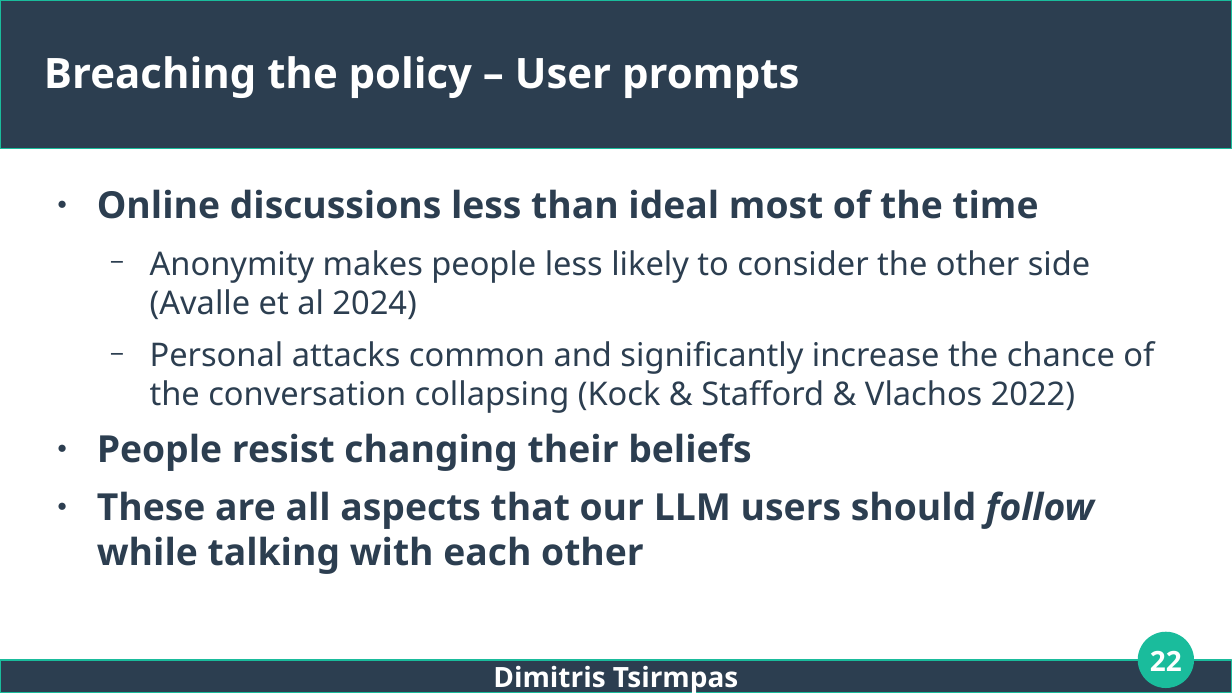
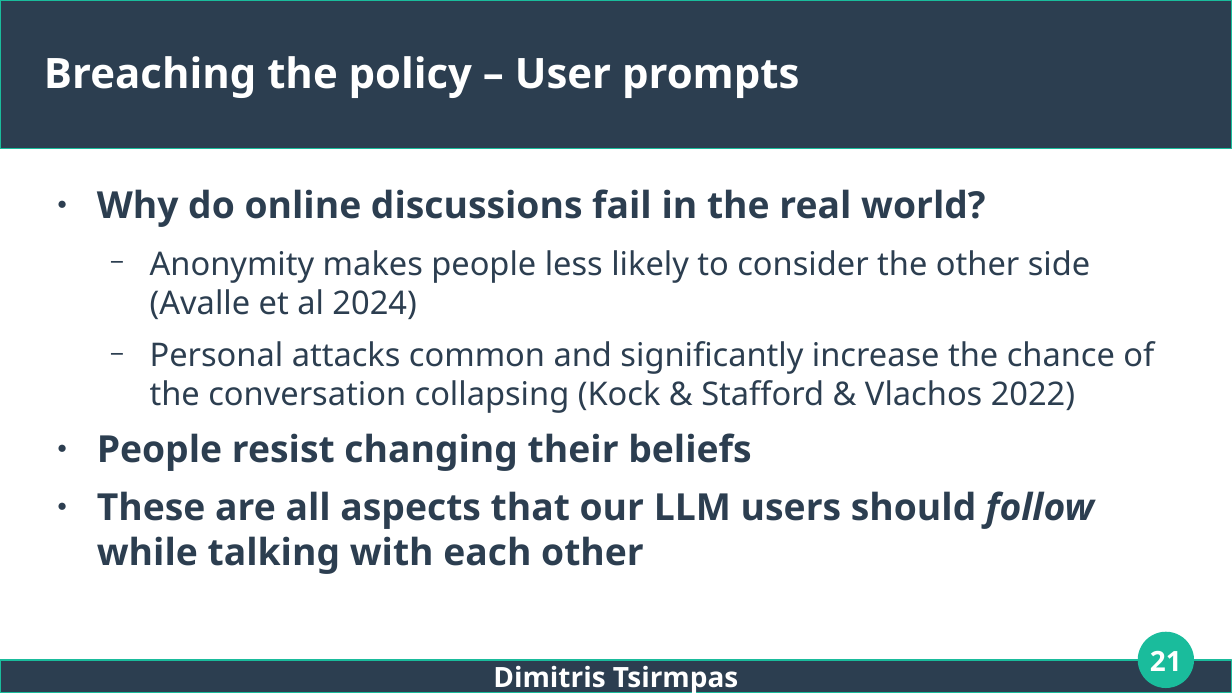
Before and after one commit to dimits-ts/llm_moderation_research, a slide deck: slide 21 of presentations/thesis.odp (slide 22 before the commit). Drawn at 1232x693 pixels with LibreOffice and Linux fonts; fonts in the diff are those of the drawing. Boxes give left, top, right and bottom in pixels: in the first picture for what was removed or moved away, otherwise in the second. Text is boxed around its words. In the diff, an @@ line names an element or a change of style, - is before the commit and + after.

```diff
--- a/presentations/thesis.odp
+++ b/presentations/thesis.odp
@@ text at (97,189,986,227): text changed @@
-● Online discussions less than ideal most of the time
+● Why do online discussions fail in the real world?
@@ page number at (1150,650,1182,671): text changed @@
-22
+21
```
Also in this commit, not shown: 17 other slides changed, 2 slides added, 1 slide removed.
